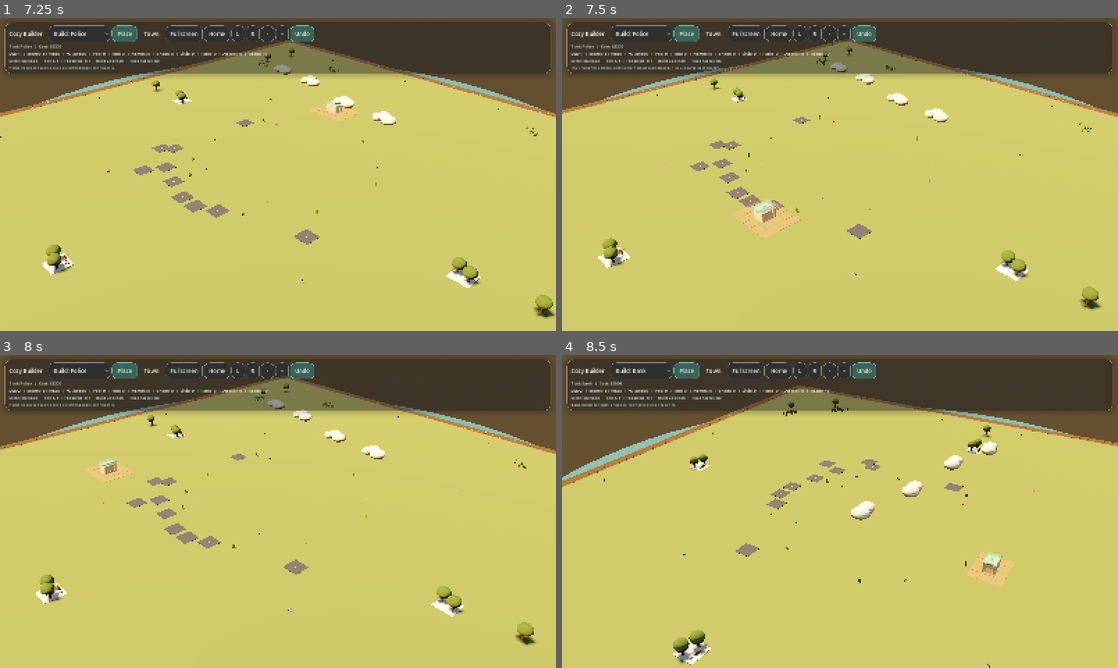
Above: before the commit, frames 1-4 (two rows, left to right).
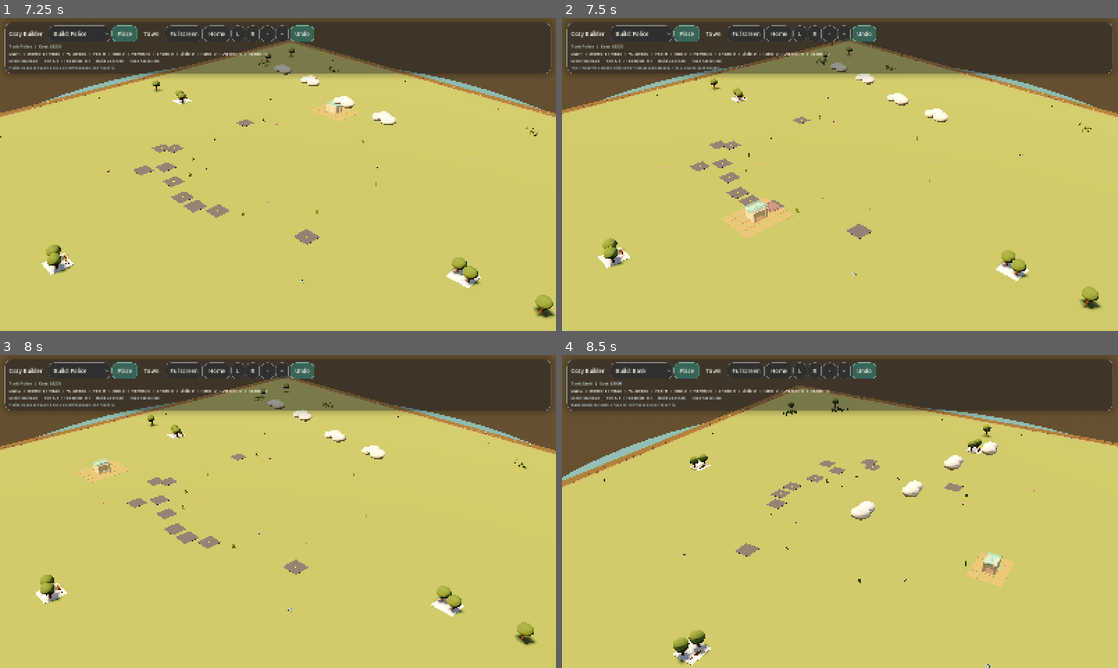
Above: after the commit, the same moments.

Repository: johnswaffles/my-backend-api
Game: Godot game, scene res://scenes/main_scene.tscn
The game is run twice, just before and just after one commit, with the same random seed, the same clock (stepped at 60 frames per second) and the same inputs.
Inputs (mouse positions are in pixels of both pictures, inside the frame that each line leads up to):
- Up to frame 1 (7.25 s): click "Place" at 0.5 s; click "Build: Road" at 1.25 s; click "Town" at 2 s; click "Home" at 2.75 s; click "L" at 3.5 s; click "R" at 4.25 s; tap Space at 5, 5.27 s; move the mouse to (400, 158) at 5.02 s; hold D 5.03-5.75 s; tap 1 at 5.1 s; click (400, 158) at 5.17 s; tap Enter at 5.75 s; drag from (166, 190) to (250, 237) at 5.77 s; move the mouse to (333, 105) at 6.52 s; hold D from 6.53 s (still down); tap 3 at 6.6 s
- Up to frame 2 (7.5 s): release D at 7.25 s; drag from (812, 237) to (673, 127) at 7.27 s
- Up to frame 3 (8 s): no input
- Up to frame 4 (8.5 s): move the mouse to (1006, 558) at 8.02 s; hold A from 8.03 s (still down); tap 5 at 8.1 s; tap Space at 8.27 s

Frame 1 is identical in both runs. In frame 2, 0.6% of the frame differs, in the area x 28-43%, y 57-71%; in frame 3, 0.3%; in frame 4, nothing differs.

Commit message:
Fix house frontage on rotated streets

Diff:
--- a/cozy-builder-godot/scripts/building_system.gd
+++ b/cozy-builder-godot/scripts/building_system.gd
@@ -62,7 +62,7 @@
 	"west": PI * 0.5,
 }
 const BUILDING_FRONT_ROTATION_OFFSETS := {
-	BUILD_TOOL_HOUSE: PI,
+	BUILD_TOOL_HOUSE: 0.0,
 	BUILD_TOOL_POLICE: PI,
 	BUILD_TOOL_FIRE: PI,
 	BUILD_TOOL_BANK: PI,
@@ -650,8 +650,10 @@
 		return
 
 	var cell: Vector2i = pick["cell"]
-	var footprint := _tool_footprint(_build_tool)
+	var footprint := _footprint_for_hover_cell(_build_tool, cell)
 	var anchor := _anchor_for_hover_cell(cell, footprint)
+	footprint = _tool_footprint_for_anchor(_build_tool, anchor)
+	anchor = _anchor_for_hover_cell(cell, footprint)
 	var cells := _cells_for_anchor(anchor, footprint)
 	var world := _anchor_to_world(anchor, footprint)
 	var valid := false
@@ -773,7 +775,7 @@
 		_remove_selected_placement(true)
 		return
 
-	var footprint := _tool_footprint(_build_tool)
+	var footprint := _tool_footprint_for_anchor(_build_tool, _hover_anchor)
 	var world := _anchor_to_world(_hover_anchor, footprint)
 	var cost := int(BUILD_TOOL_COSTS.get(_build_tool, 0))
 	if _money < cost:
@@ -823,6 +825,24 @@
 		BUILD_TOOL_BANK, BUILD_TOOL_RESTAURANT, BUILD_TOOL_CORNER_STORE, BUILD_TOOL_PARK:
 			return Vector2i(4, 3)
 	return Vector2i(4, 3)
+
+
+func _footprint_for_hover_cell(tool: String, cell: Vector2i) -> Vector2i:
+	var base_footprint := _tool_footprint(tool)
+	if base_footprint.x == base_footprint.y or not _tool_requires_road(tool):
+		return base_footprint
+	var provisional_anchor := _anchor_for_hover_cell(cell, base_footprint)
+	return _tool_footprint_for_anchor(tool, provisional_anchor)
+
+
+func _tool_footprint_for_anchor(tool: String, anchor: Vector2i) -> Vector2i:
+	var base_footprint := _tool_footprint(tool)
+	if base_footprint.x == base_footprint.y or not _tool_requires_road(tool):
+		return base_footprint
+	var preferred_side := _preferred_frontage_side(anchor, base_footprint)
+	if preferred_side == "east" or preferred_side == "west":
+		return Vector2i(base_footprint.y, base_footprint.x)
+	return base_footprint
 
 
 func _anchor_for_hover_cell(cell: Vector2i, footprint: Vector2i) -> Vector2i:
@@ -1501,7 +1521,7 @@
 		if tool == BUILD_TOOL_ROAD:
 			_mark_road_cell(anchor)
 		else:
-			var footprint := _tool_footprint(tool)
+			var footprint := _tool_footprint_for_anchor(tool, anchor)
 			var cells := _cells_for_anchor(anchor, footprint)
 			var tier := int(entry.get("tier", 1))
 			var variant := int(entry.get("variant", randi() % 10))
Not shown, changed: public/godot-playtest/index.html
Not shown, changed: public/godot-playtest/index.pck
